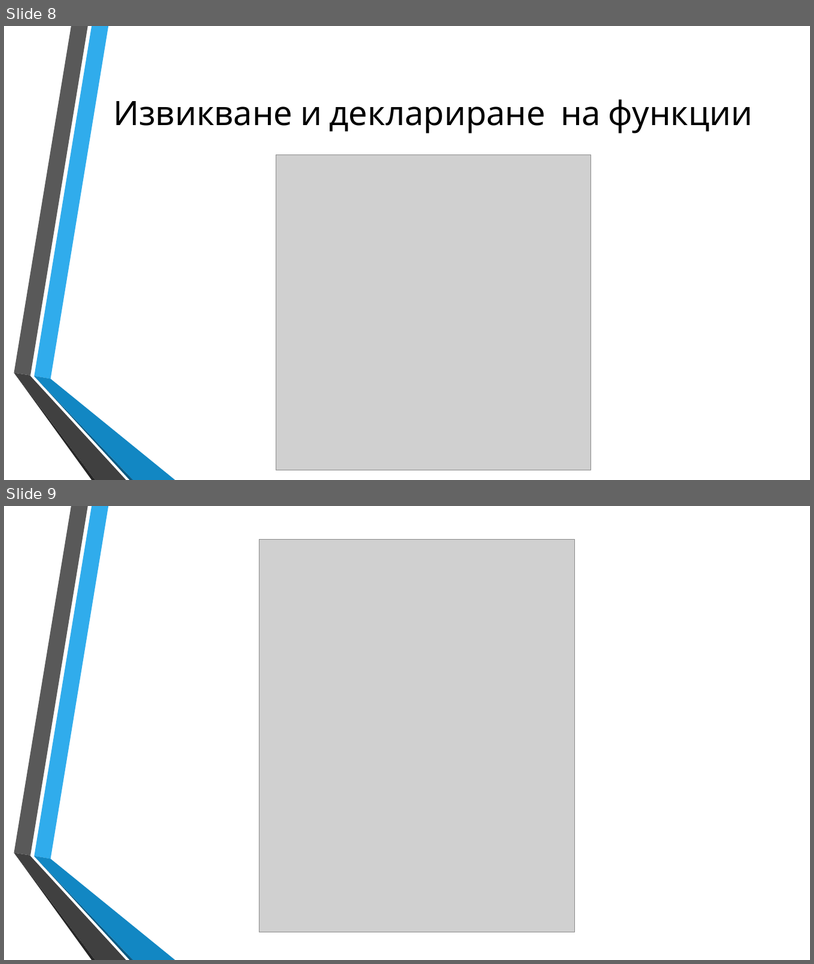
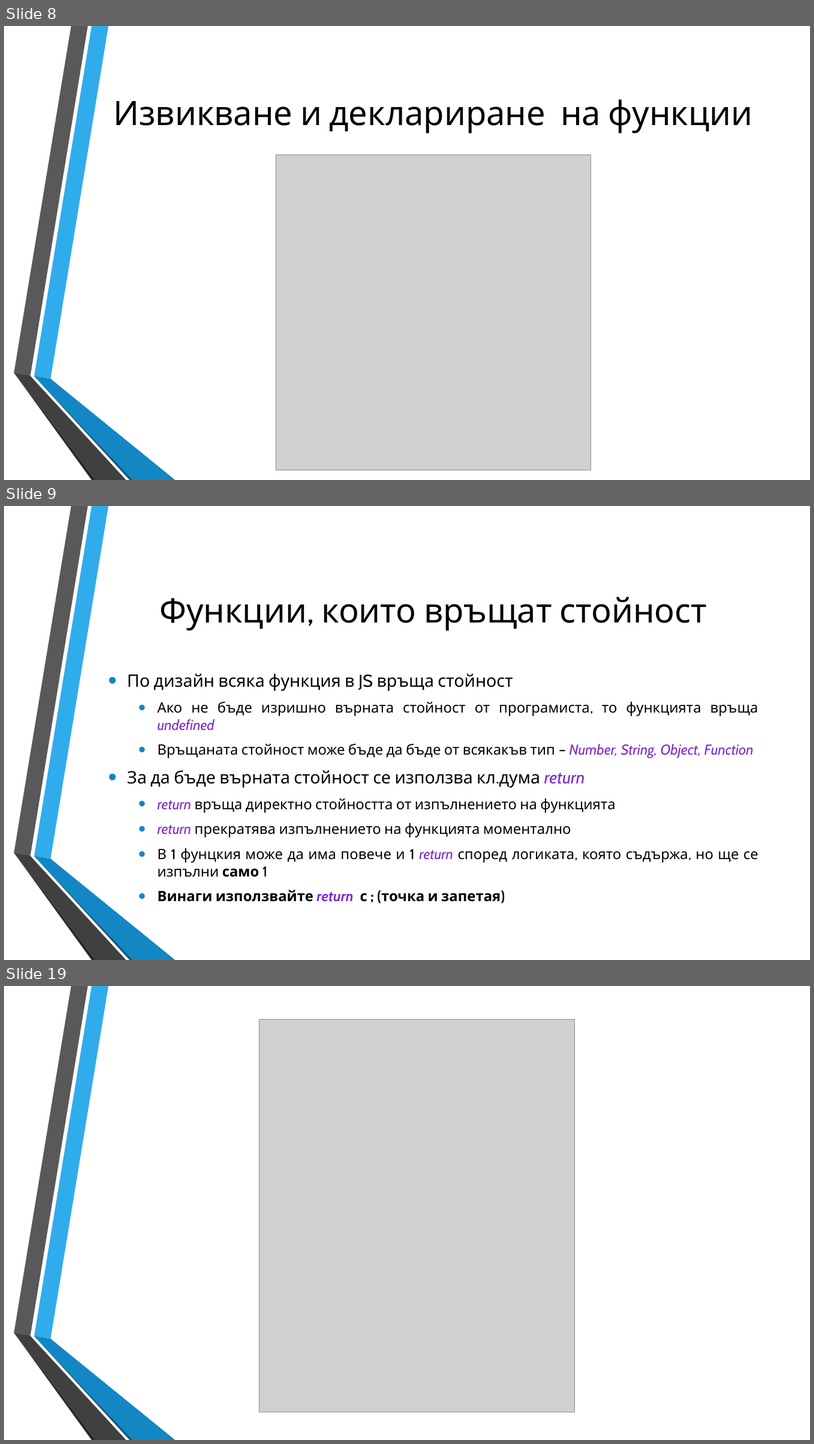
Before and after one commit to dnmitev/IT-Academy, a slide deck: JS Fundamentals/7.Functions/JS-Functions.pptx. Shown one above the other, each under a label of ours: slides 8 and 9 before the commit, slides 8, 9 and 19 after it; the slides between them are not shown. The pictures are 814x964 and 814x1444 pixels, drawn with LibreOffice and Linux fonts; fonts in the diff are those of the drawing; grey boxes stand for pictures; background and template pictures are left out. Boxes give left, top, right and bottom in pixels: in the first picture for what was removed or moved away, otherwise in the second. Text is boxed around its words. In the diff, an @@ line names an element or a change of style, - is before the commit and + after.

Commit message:
functions lecture is done

```diff
--- a/JS Fundamentals/7.Functions/JS-Functions.pptx
+++ b/JS Fundamentals/7.Functions/JS-Functions.pptx
@@ slide 9 added at (x1=4, y1=506, x2=810, y2=960), background picture (left out); not listed: 6 template elements that a slide beside it also shows @@
@@ title added at (x1=159, y1=597, x2=708, y2=631), 40 pt, text #000000 @@
+Функции, които връщат стойност
@@ text added at (x1=127, y1=673, x2=759, y2=901), 17 pt, text #000000 @@
+• По дизайн всяка функция в JS връща стойност
+  • Ако не бъде изришно върната стойност от програмиста, то функцията връща undefined
+  • Връщаната стойност може бъде да бъде от всякакъв тип – Number, String, Object, Function
+• За да бъде върната стойност се използва кл.дума return
+  • return връща директно стойността от изпълнението на функцията
+  • return прекратява изпълнението на функцията моментално
+  • В 1 фунцкия може да има повече и 1 return според логиката, която съдържа, но ще се изпълни само 1
+  • Винаги използвайте return с ; (точка и запетая)
@@ what was slide 9 is now slide 19 @@
```
Also in this commit, not shown: 1 slide changed, 9 other slides added, 6 other files.
